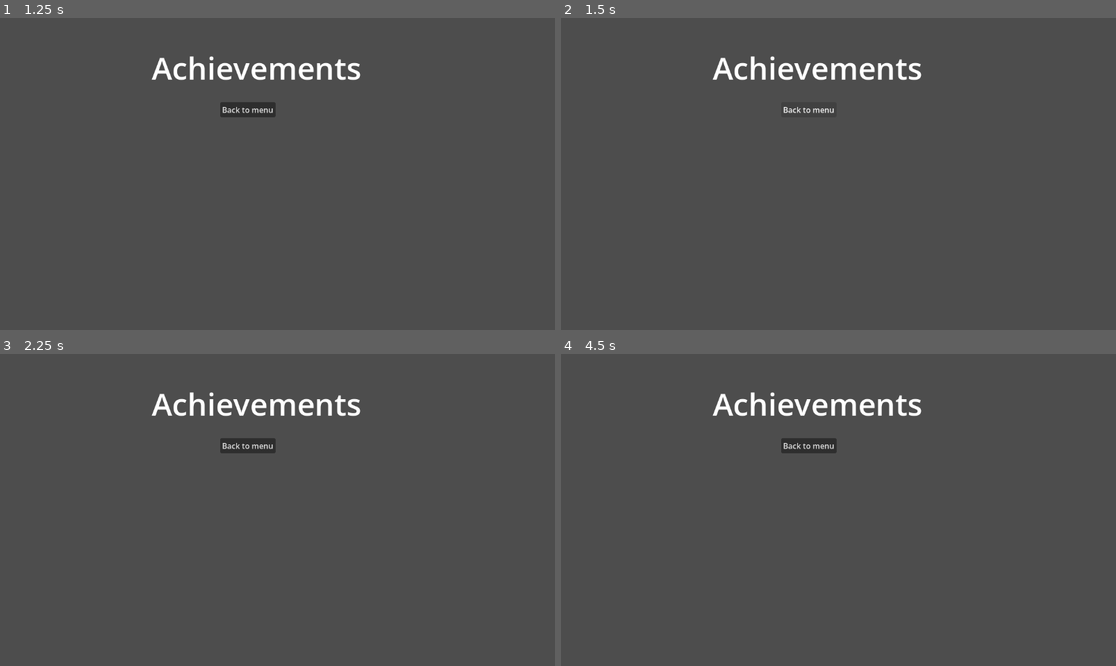
Above: before the commit, frames 1-4 (two rows, left to right).
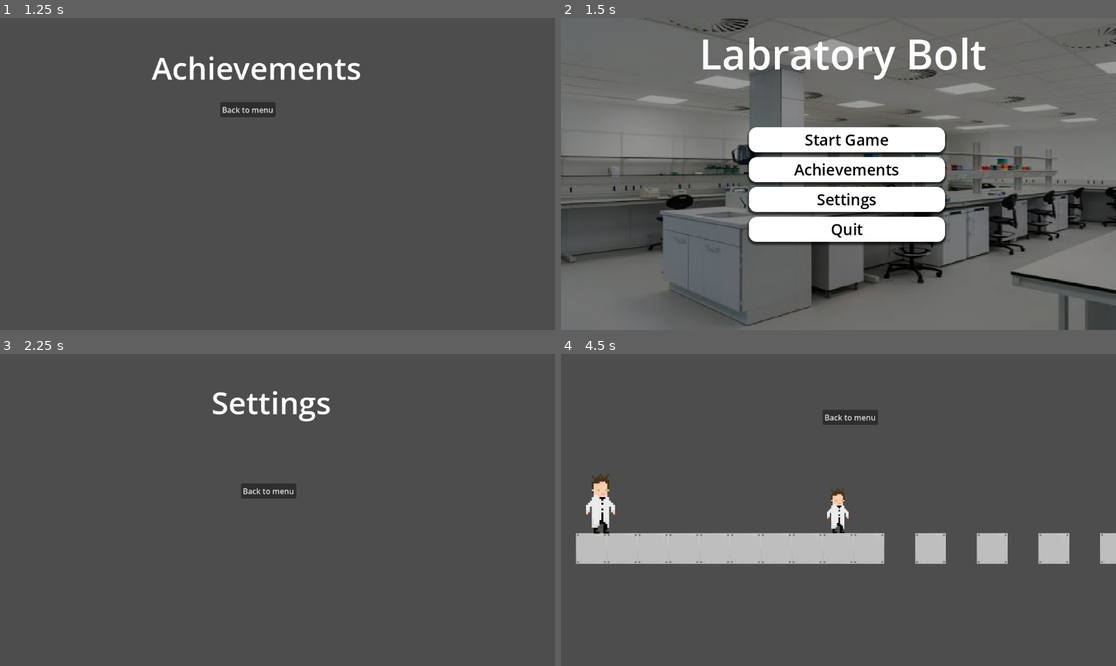
Above: after the commit, the same moments.

Repository: jackrichards-hub/ASSESSMENT
Game: Godot game, scene res://Scenes/menu.tscn
Same seed, same stepped clock (60 frames per second), same inputs: the game is played once before the commit and once after it. The engine's default icon, where the game draws it, is replaced by a stand-in: a white triangle on a blue panel in a dark square.
Inputs (mouse positions are in pixels of both pictures, inside the frame that each line leads up to):
- Up to frame 1 (1.25 s): click "Achievements" at 0.5 s
- Up to frame 2 (1.5 s): click "Back to menu" at 1.25 s
- Up to frame 3 (2.25 s): click (288, 534) at 2 s, where only the run after the commit has a clickable "Settings"
- Up to frame 4 (4.5 s): click "Back to menu" at 2.75 s; click (849, 475) at 3.5 s, where only the run after the commit has a clickable "Start Game"; click (871, 363) at 4.25 s, where only the run after the commit has a clickable "Skip Tutorial"

Frame 1 is identical in both runs. In frame 2, 76% of the frame differs, in the area x 0-100%, y 0-100%; in frame 3, 2.2%; in frame 4, 10%.

Commit message:
tweaked achievements and settings

Diff:
--- a/assessment-for-year-12/Scenes/achievements.tscn
+++ b/assessment-for-year-12/Scenes/achievements.tscn
@@ -20,3 +20,5 @@
 offset_right = 572.0
 offset_bottom = 204.0
 text = "Back to menu"
+
+[connection signal="pressed" from="Button" to="." method="_on_button_pressed"]
--- a/assessment-for-year-12/Scenes/settings.tscn
+++ b/assessment-for-year-12/Scenes/settings.tscn
@@ -3,27 +3,30 @@
 [ext_resource type="Script" uid="uid://bp40fpncijla0" path="res://Scripts/settings.gd" id="1_4geyq"]
 
 [node name="Settings" type="Node2D" unique_id=1663672562]
-position = Vector2(594, 272)
+position = Vector2(557, 102)
 script = ExtResource("1_4geyq")
+metadata/_edit_group_ = true
 
 [node name="Label" type="Label" parent="." unique_id=347945253]
-anchors_preset = 8
-anchor_left = 0.5
-anchor_top = 0.5
-anchor_right = 0.5
-anchor_bottom = 0.5
-offset_left = -124.0
-offset_top = -44.0
-offset_right = 124.0
-offset_bottom = 44.0
-grow_horizontal = 2
-grow_vertical = 2
+anchors_preset = 3
+anchor_left = 1.0
+anchor_top = 1.0
+anchor_right = 1.0
+anchor_bottom = 1.0
+offset_left = -118.0
+offset_top = -46.0
+offset_right = 130.0
+offset_bottom = 42.0
+grow_horizontal = 0
+grow_vertical = 0
 theme_override_font_sizes/font_size = 64
 text = "Settings"
 
 [node name="Button" type="Button" parent="." unique_id=1306290935]
-offset_left = -55.0
-offset_top = 60.0
-offset_right = 60.0
-offset_bottom = 91.0
+offset_left = -57.0
+offset_top = 167.0
+offset_right = 58.0
+offset_bottom = 198.0
 text = "Back to menu"
+
+[connection signal="pressed" from="Button" to="." method="_on_button_pressed"]
--- a/assessment-for-year-12/Scripts/achievements.gd
+++ b/assessment-for-year-12/Scripts/achievements.gd
@@ -9,3 +9,7 @@
 # Called every frame. 'delta' is the elapsed time since the previous frame.
 func _process(delta: float) -> void:
 	pass
+
+
+func _on_button_pressed() -> void:
+	get_tree().change_scene_to_file("res://Scenes/menu.tscn")
--- a/assessment-for-year-12/Scripts/settings.gd
+++ b/assessment-for-year-12/Scripts/settings.gd
@@ -9,3 +9,7 @@
 # Called every frame. 'delta' is the elapsed time since the previous frame.
 func _process(delta: float) -> void:
 	pass
+
+
+func _on_button_pressed() -> void:
+	get_tree().change_scene_to_file("res://Scenes/menu.tscn")
